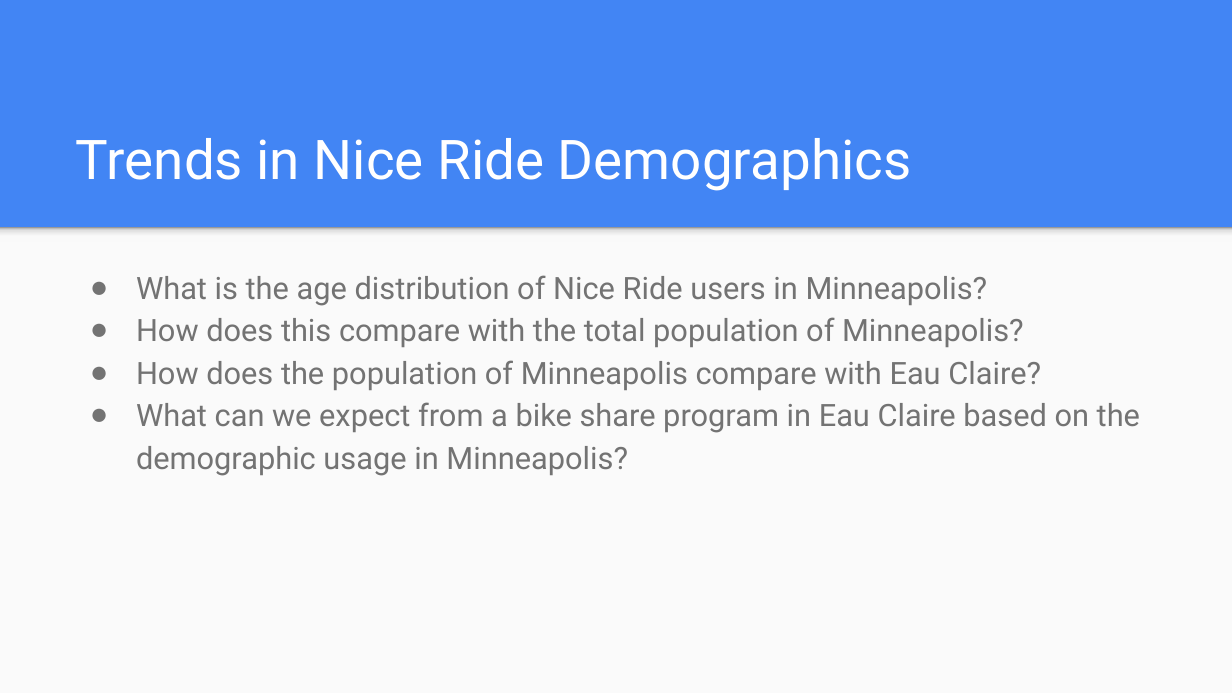
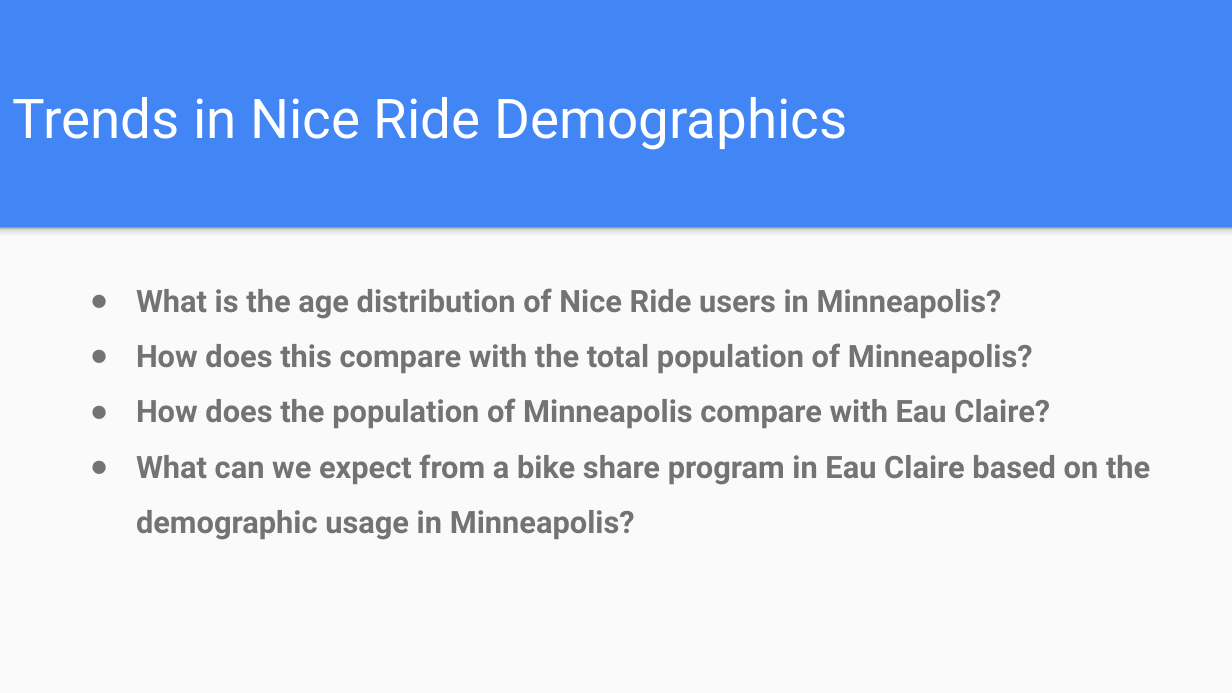
Before and after one commit to tdrygg/Group-Project, a slide deck: slide 15 of Patterns_In_NiceRide_Group6_Final.pptx. Drawn at 1232x693 pixels with LibreOffice and Linux fonts; fonts in the diff are those of the drawing. Boxes give left, top, right and bottom in pixels: in the first picture for what was removed or moved away, otherwise in the second. Text is boxed around its words. In the diff, an @@ line names an element or a change of style, - is before the commit and + after.

```diff
--- a/Patterns_In_NiceRide_Group6_Final.pptx
+++ b/Patterns_In_NiceRide_Group6_Final.pptx
@@ title "Trends in Nice Ride Demographics": place and size @@
-title "Trends in Nice Ride Demographics" at (76,138,911,191)
+title "Trends in Nice Ride Demographics" at (12,97,847,150)
@@ text "What is the age distribution ..." at (136,288,1150,540): bold on; line spacing 1.15 to 1.5 @@
```
Also in this commit, not shown: 11 other slides changed, 2 slides removed.
